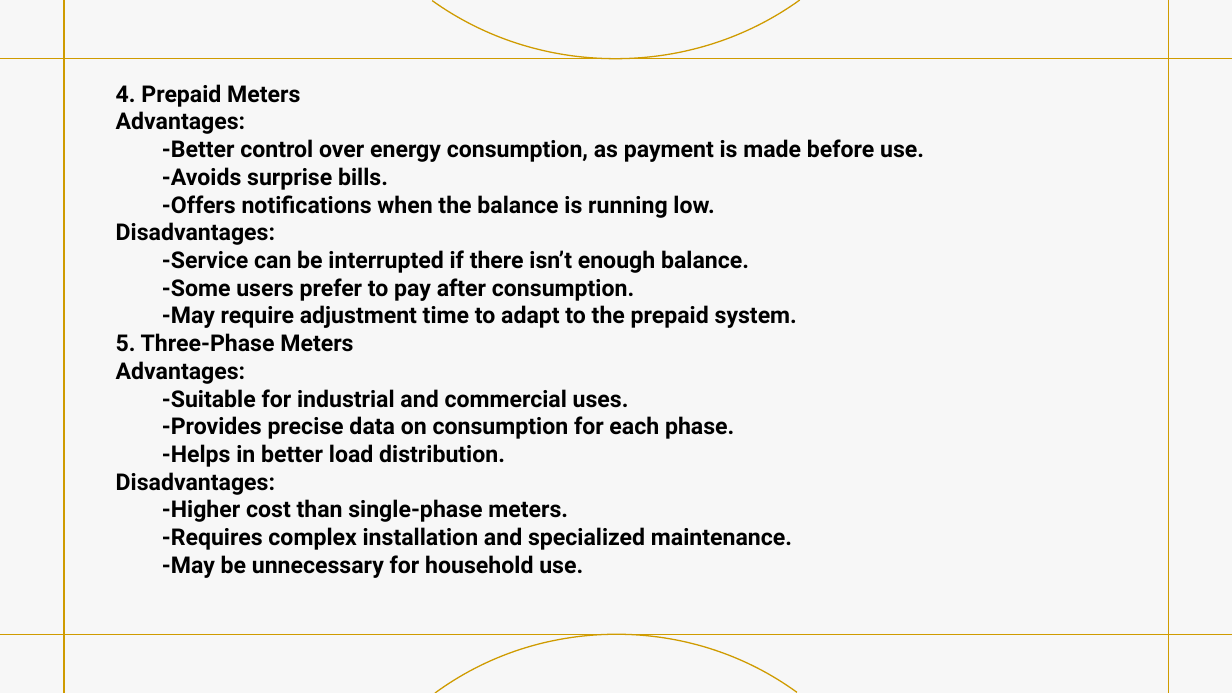
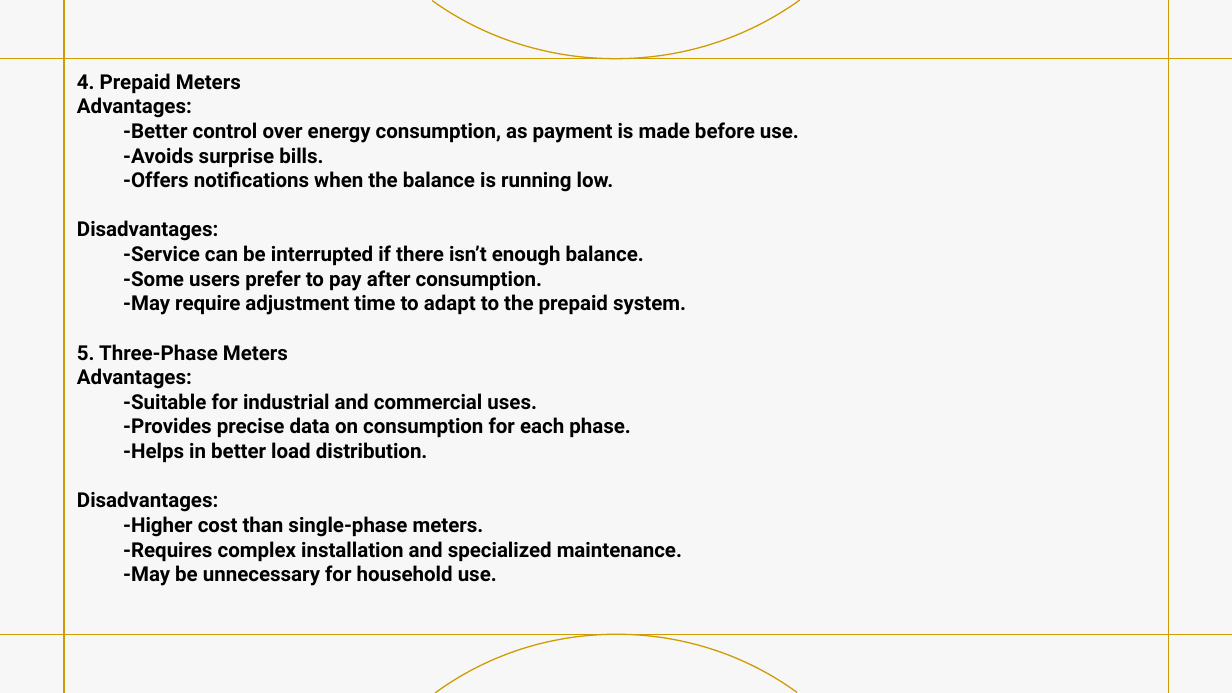
Before and after one commit to Joseph-George1/College_projects, a slide deck: slide 8 of el project .pptx. Drawn at 1232x693 pixels with LibreOffice and Linux fonts; fonts in the diff are those of the drawing. Boxes give left, top, right and bottom in pixels: in the first picture for what was removed or moved away, otherwise in the second. Text is boxed around its words. In the diff, an @@ line names an element or a change of style, - is before the commit and + after.

```diff
--- a/el project .pptx
+++ b/el project .pptx
@@ text "4. Prepaid Meters" moved from (x1=116, y1=84, x2=924, y2=578) to (x1=77, y1=73, x2=799, y2=586) @@
@@ text "4. Prepaid Meters" at (x1=77, y1=73, x2=799, y2=586): size 18 to 16 pt @@
```
Also in this commit, not shown: 2 other slides changed, 3 slides added.
